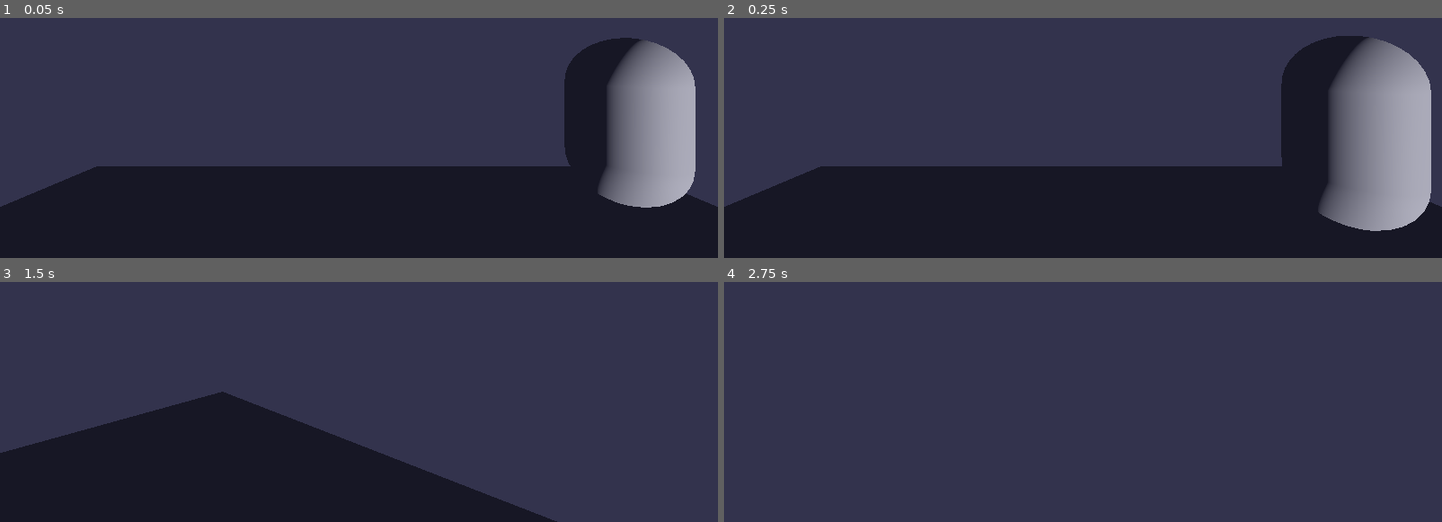
Above: before the commit, frames 1-4 (two rows, left to right).
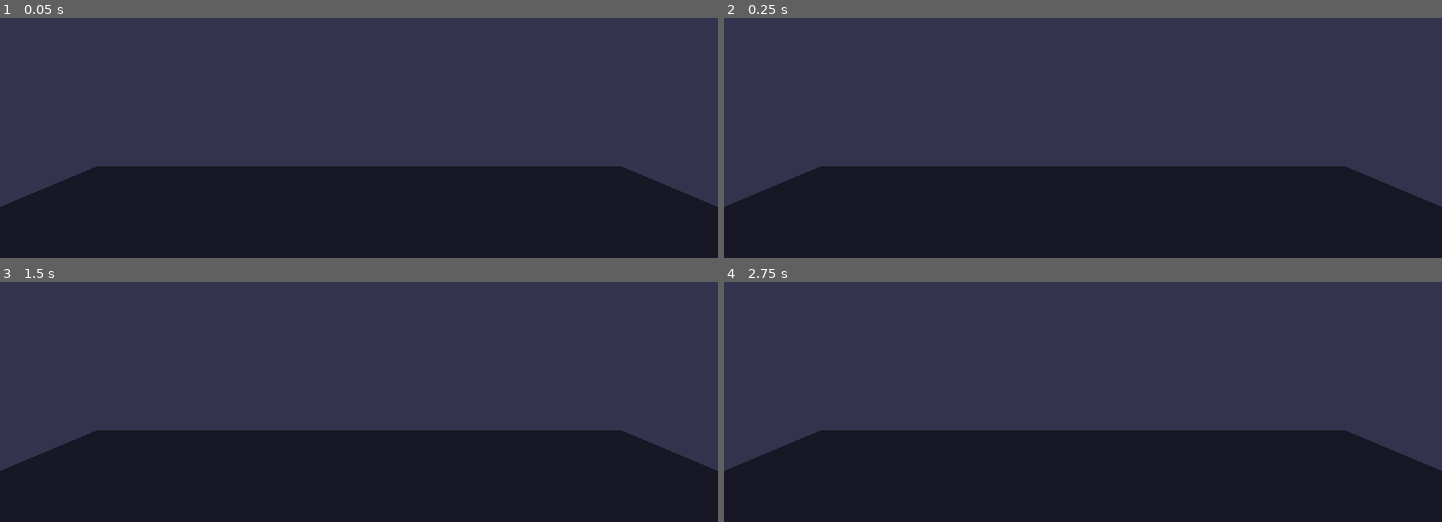
Above: after the commit, the same moments.

Repository: markettrade724-max/real-team
Game: Godot game, scene res://MainScene.tscn
Same seed, same stepped clock (60 frames per second), same inputs: the game is played once before the commit and once after it.
Inputs (mouse positions are in pixels of both pictures, inside the frame that each line leads up to):
- Up to frame 1 (0.05 s): no input
- Up to frame 2 (0.25 s): no input
- Up to frame 3 (1.5 s): move the mouse to (516, 301) at 0.52 s; hold D (move_right) 0.53-1.28 s; click (516, 301) at 0.6 s; tap Space (jump) at 0.77 s; move the mouse to (323, 322) at 1.27 s; hold W (move_forward) from 1.28 s (still down); click (323, 322) at 1.35 s
- Up to frame 4 (2.75 s): keep holding W (move_forward); tap Space (jump) at 1.52 s; move the mouse to (1097, 313) at 2.02 s; click (1097, 313) at 2.1 s

The runs differ from the first frame. In frame 1, 10% of the frame differs, in the area x 78-97%, y 8-80%; in frame 2, 13%; in frame 3, 17%; in frame 4, 36%, in the area x 0-100%, y 61-100%.

Commit message:
Remove enemy instances and update script reference
Removed enemy instances from the scene and updated script resource ID.

Diff:
--- a/godot-projects/genesis-3d/MainScene.tscn
+++ b/godot-projects/genesis-3d/MainScene.tscn
@@ -1,8 +1,7 @@
 [gd_scene load_steps=6 format=3 uid="uid://mainscene"]
 
 [ext_resource type="PackedScene" uid="uid://player" path="res://Player.tscn" id="1_player"]
-[ext_resource type="PackedScene" uid="uid://enemy" path="res://Enemy.tscn" id="2_enemy"]
-[ext_resource type="Script" path="res://MainScene.gd" id="3_script"]
+[ext_resource type="Script" path="res://MainScene.gd" id="2_script"]
 
 [sub_resource type="Environment" id="1_env"]
 background_mode = 1
@@ -10,13 +9,12 @@
 
 [sub_resource type="PlaneMesh" id="2_plane"]
 size = Vector2(1, 1)
-orientation = 1          ; ← يجعل الأرضية أفقية
+orientation = 1
 
 [sub_resource type="WorldBoundaryShape3D" id="3_plane"]
 
 [node name="MainScene" type="Node3D"]
-script = ExtResource("3_script")
-process_mode = 3
+script = ExtResource("2_script")
 
 [node name="WorldEnvironment" type="WorldEnvironment" parent="."]
 environment = SubResource("1_env")
@@ -33,12 +31,3 @@
 shape = SubResource("3_plane")
 
 [node name="Player" parent="." instance=ExtResource("1_player")]
-
-[node name="Enemy" parent="." instance=ExtResource("2_enemy")]
-transform = Transform3D(1, 0, 0, 0, 1, 0, 0, 0, 1, 3, 0, 3)
-
-[node name="Enemy2" parent="." instance=ExtResource("2_enemy")]
-transform = Transform3D(1, 0, 0, 0, 1, 0, 0, 0, 1, -3, 0, 3)
-
-[node name="Enemy3" parent="." instance=ExtResource("2_enemy")]
-transform = Transform3D(1, 0, 0, 0, 1, 0, 0, 0, 1, 3, 0, -3)
